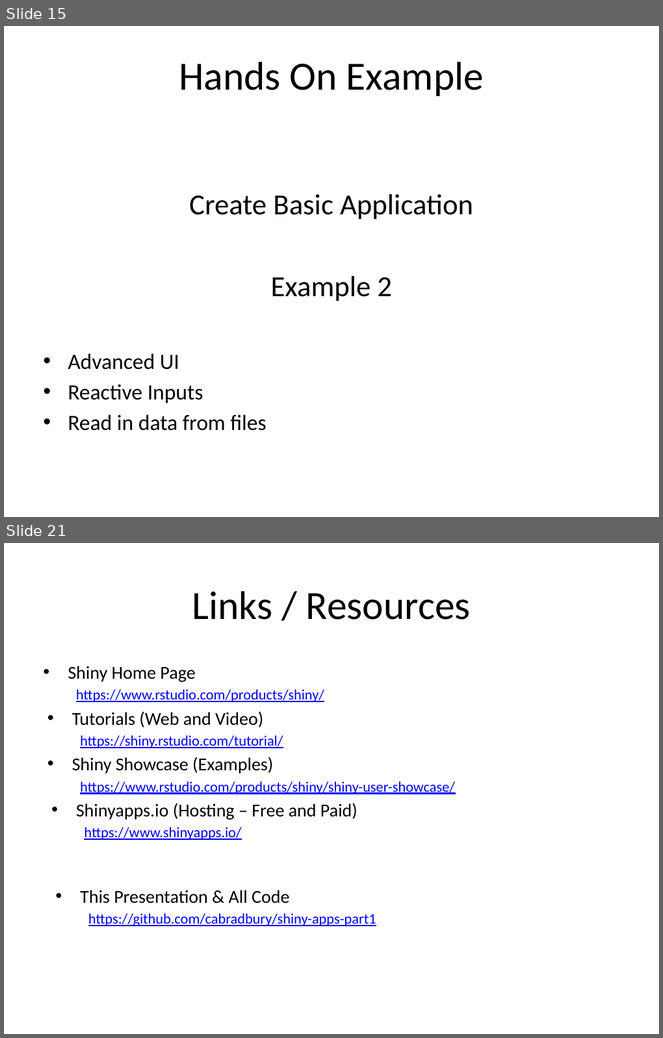
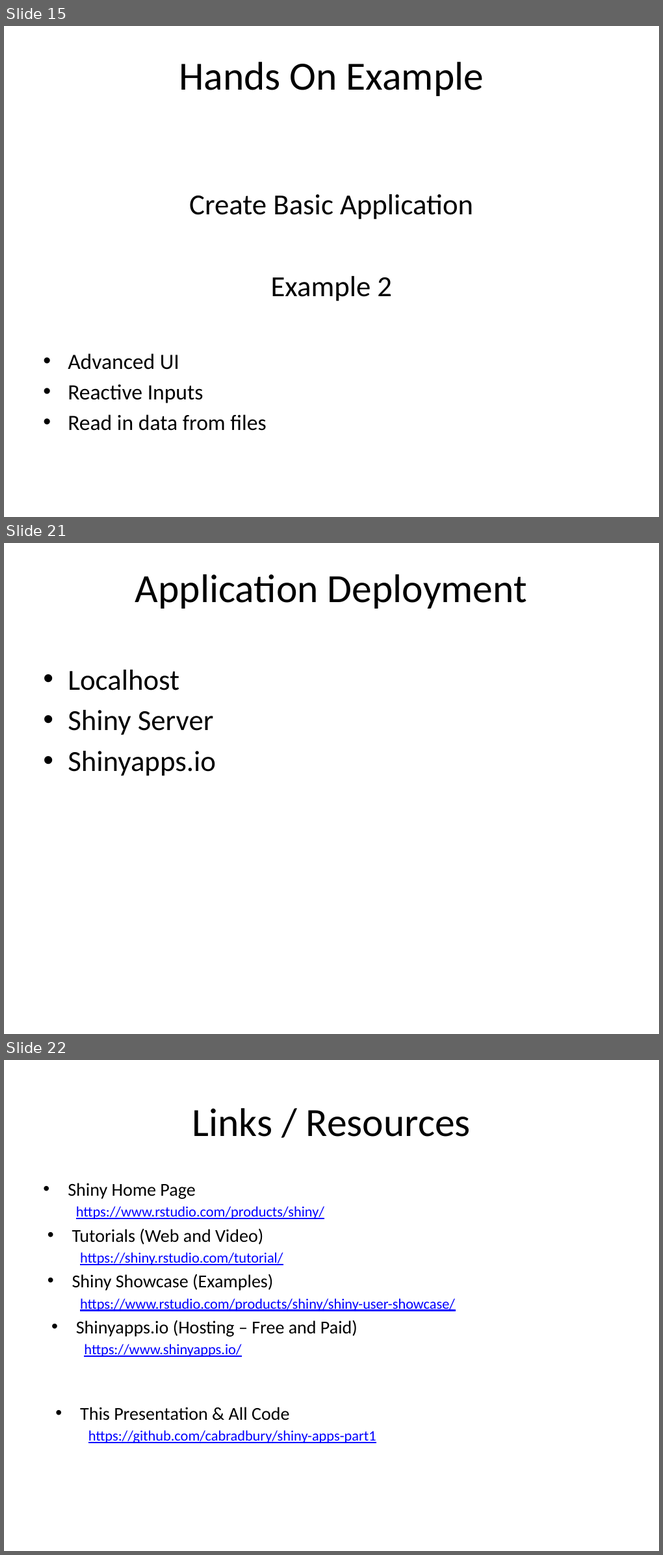
Before and after one commit to cabradbury/shiny-apps-part1, a slide deck: Presentation.pptx. Shown one above the other, each under a label of ours: slides 15 and 21 before the commit, slides 15, 21 and 22 after it; the slides between them are not shown. The pictures are 663x1038 and 663x1555 pixels, drawn with LibreOffice and Linux fonts; fonts in the diff are those of the drawing. Boxes give left, top, right and bottom in pixels: in the first picture for what was removed or moved away, otherwise in the second. Text is boxed around its words. In the diff, an @@ line names an element or a change of style, - is before the commit and + after.

```diff
--- a/Presentation.pptx
+++ b/Presentation.pptx
@@ slide 21 added at (x1=4, y1=543, x2=659, y2=1034), background #FFFFFF @@
@@ title added at (x1=135, y1=574, x2=527, y2=609), 44 pt, text #000000 @@
+Application Deployment
@@ text added at (x1=68, y1=670, x2=216, y2=776), 32 pt, text #000000 @@
+• Localhost
+• Shiny Server
+• Shinyapps.io
@@ what was slide 21 is now slide 22 @@
```
Also in this commit, not shown: 10 slides changed, 3 other files.
